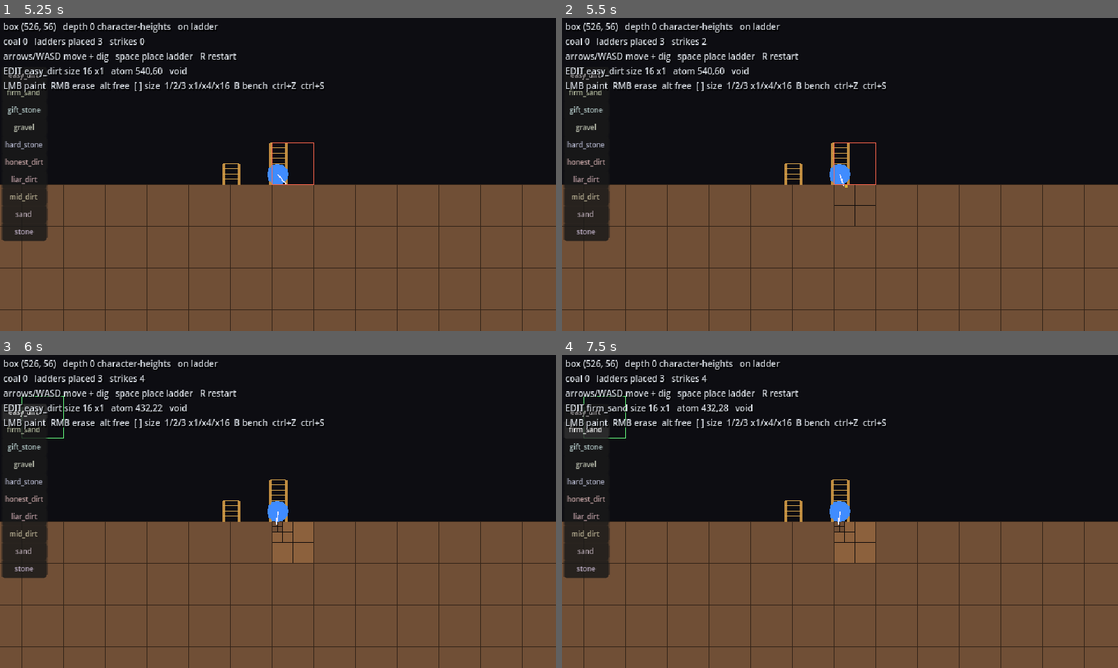
Above: before the commit, frames 1-4 (two rows, left to right).
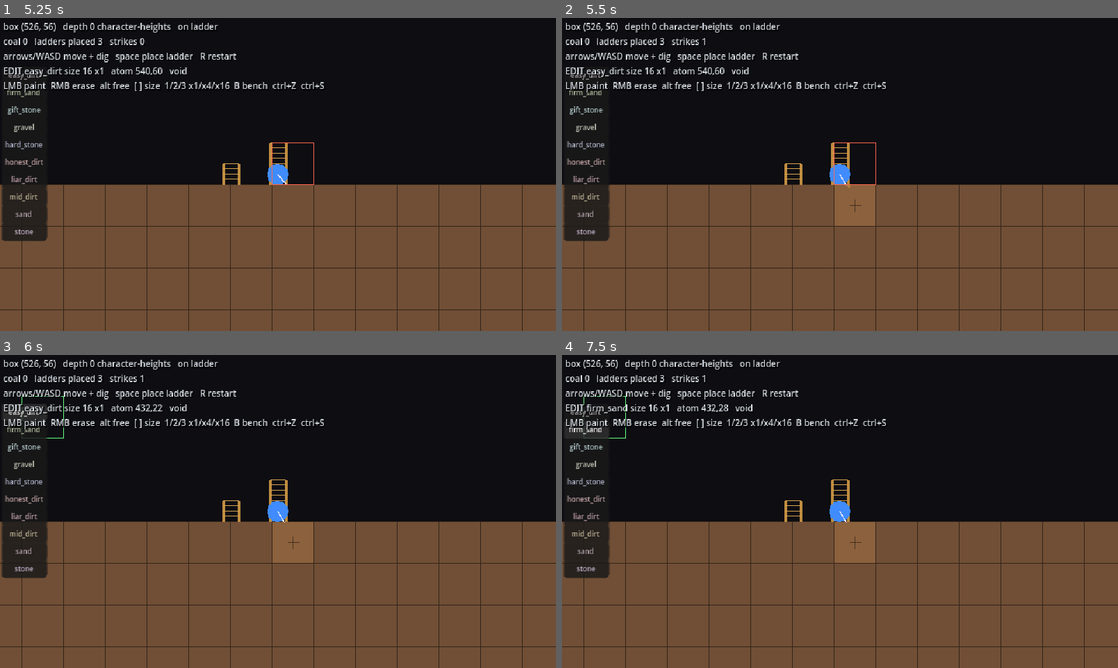
Above: after the commit, the same moments.

Repository: blarvin/Quadtree-Miner
Game: Godot game, scene res://scenes/main.tscn
Two runs of this game, one before a commit and one after it. Both use one fixed random seed, a clock stepped at 60 frames per second and the inputs below.
Inputs (mouse positions are in pixels of both pictures, inside the frame that each line leads up to):
- Up to frame 1 (5.25 s): tap Enter at 0.5, 3.5 s; move the mouse to (400, 158) at 0.52 s; hold D (move_right) 0.53-1.25 s; hold Space (place_ladder) 0.53-1.25 s; click (400, 158) at 0.67 s; drag from (166, 190) to (250, 237) at 1.27 s; tap Space (place_ladder) at 2, 5 s; move the mouse to (333, 105) at 2.02 s; hold D (move_right) 2.03-2.75 s; tap 1 at 2.1 s; drag from (250, 237) to (111, 127) at 2.77 s; move the mouse to (444, 221) at 3.52 s; hold A (move_left) 3.53-4.25 s; tap 3 at 3.6 s; drag from (111, 127) to (194, 96) at 4.27 s; move the mouse to (305, 174) at 5.02 s; hold S (move_down) from 5.03 s (still down); tap Tab at 5.1 s; click (305, 174) at 5.17 s
- Up to frame 2 (5.5 s): keep holding S (move_down)
- Up to frame 3 (6 s): release S (move_down) at 5.75 s; click "easy_dirt" at 5.75 s
- Up to frame 4 (7.5 s): click "easy_dirt" at 6.5 s; click "firm_sand" at 7.25 s

Frame 1 is identical in both runs. In frame 2, 1.0% of the frame differs, in the area x 25-57%, y 6-67%; in frame 3, 0.1%; in frame 4, 0.1%.

Commit message:
GDD 2 and 5.2: the wave's edge, and what a Fact does not say
Two findings from playing with pass_through, recorded before they are
rediscovered.

A block boundary is the edge of a wave. Painting the same ground smaller
is not a subdivision of the larger block, it is a different material:
sand is 2 strikes as one B16 and 8 as four B8s -- four separate
collapses, each stopping at its seam, each revealing only itself. So a
template made of templates is off the menu for good. Placement already
composes, and honestly, because the border draws; the only thing the
feature would add is hiding the seams until the first strike, which is
the one part worth refusing. The stamp belongs in the editor as a
placement macro.

A Fact cross says nothing about what is under it: four terminal children
draw the same cross as four that keep dividing, so mid_dirt and
honest_dirt are indistinguishable until the next strike. The answer needs
no field -- on_break is read from the template per frame -- so a last
division can be drawn differently from a continuing one. That is where
the next fracture work starts.

Includes the staged strike_rate tweak.

Co-Authored-By: Claude Opus 5 <noreply@anthropic.com>

Diff:
--- a/scenes/main.tscn
+++ b/scenes/main.tscn
@@ -20,7 +20,7 @@
 
 [node name="Player" type="Node2D" parent="Stage" unique_id=1125243886]
 script = ExtResource("4_player")
-strike_rate = 7.0
+strike_rate = 1.0
 scan_reverse = true
 tool_recoil = 2.0
 tool_recoil_time = 0.05
Not shown, changed: GDD_MinerGame.md
